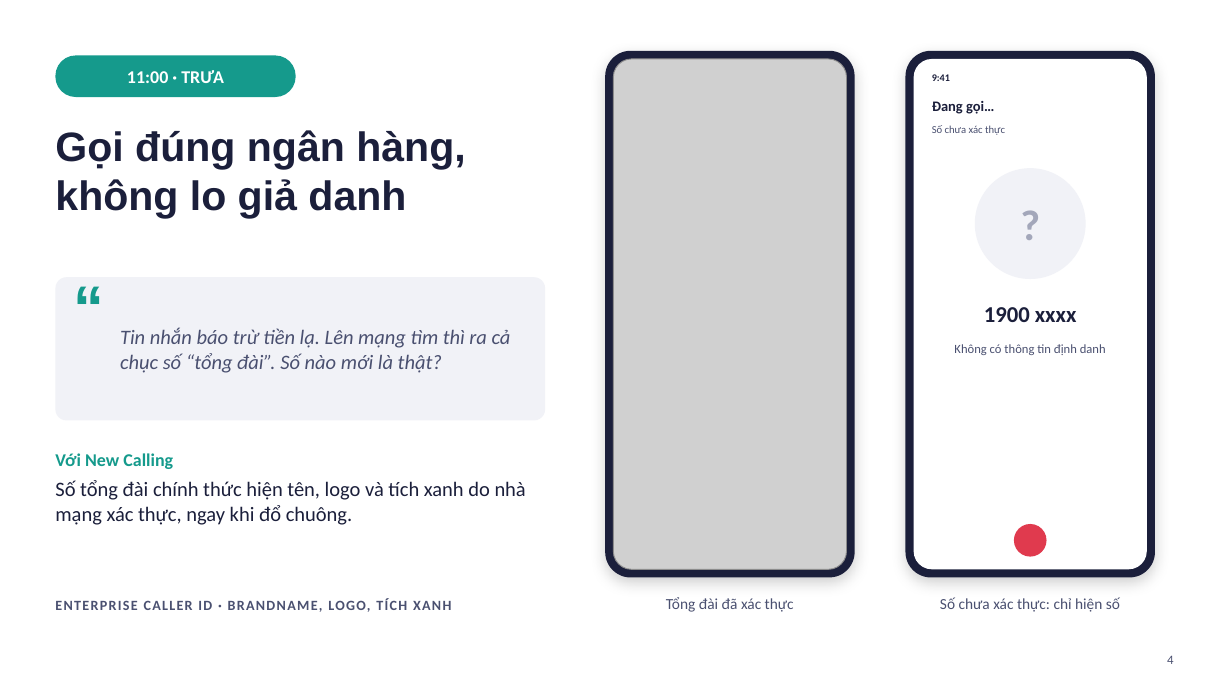
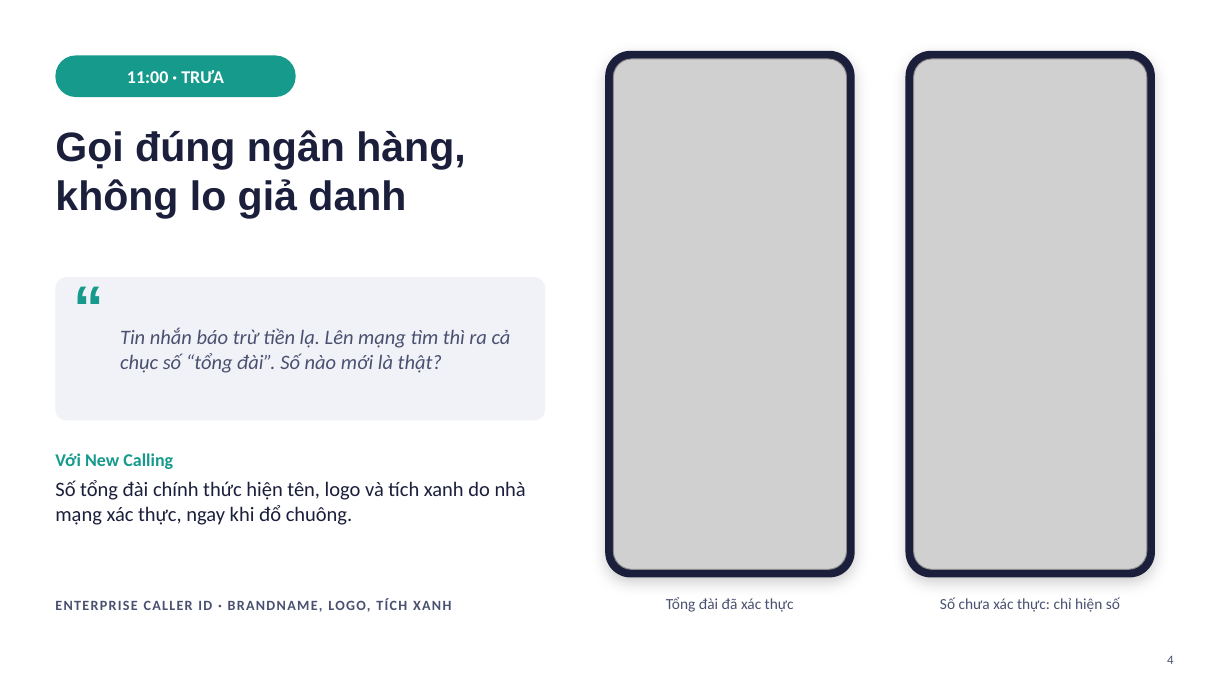
Before and after one commit to datism/demo-mini-app, a slide deck: slide 4 of docs/New_Calling_Story_VED2026.pptx. Drawn at 1232x693 pixels with LibreOffice and Linux fonts; fonts in the diff are those of the drawing; grey boxes stand for pictures. Boxes give left, top, right and bottom in pixels: in the first picture for what was removed or moved away, otherwise in the second. Text is boxed around its words. In the diff, an @@ line names an element or a change of style, - is before the commit and + after.

```diff
--- a/docs/New_Calling_Story_VED2026.pptx
+++ b/docs/New_Calling_Story_VED2026.pptx
@@ rounded rectangle removed at (914,59,1147,569) @@
@@ picture added at (914,59,1147,569) @@
@@ text removed at (932,74,950,81) @@
-9:41
@@ text removed at (932,101,994,114) @@
-Đang gọi…
@@ text removed at (932,125,1005,135) @@
-Số chưa xác thực
@@ ellipse removed at (975,168,1086,279) @@
@@ text removed at (975,168,1086,279) @@
-?
@@ text removed at (984,307,1077,322) @@
-1900 xxxx
@@ text removed at (954,344,1106,355) @@
-Không có thông tin định danh
@@ ellipse removed at (1014,524,1046,556) @@
```
